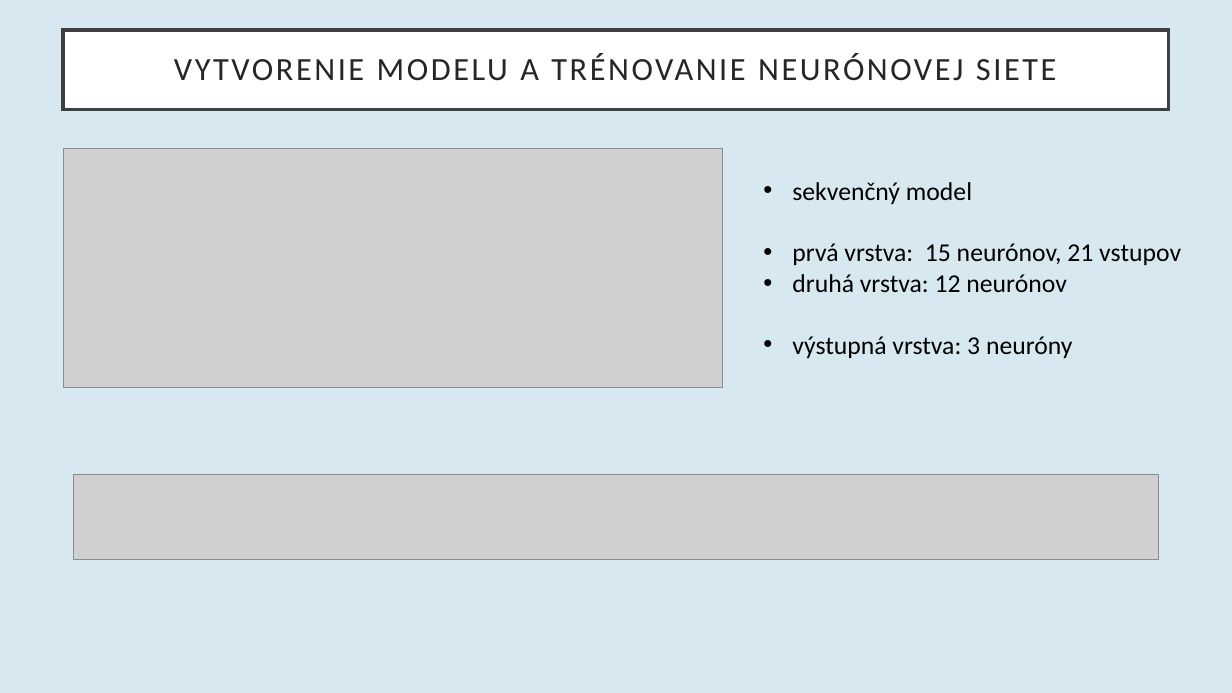
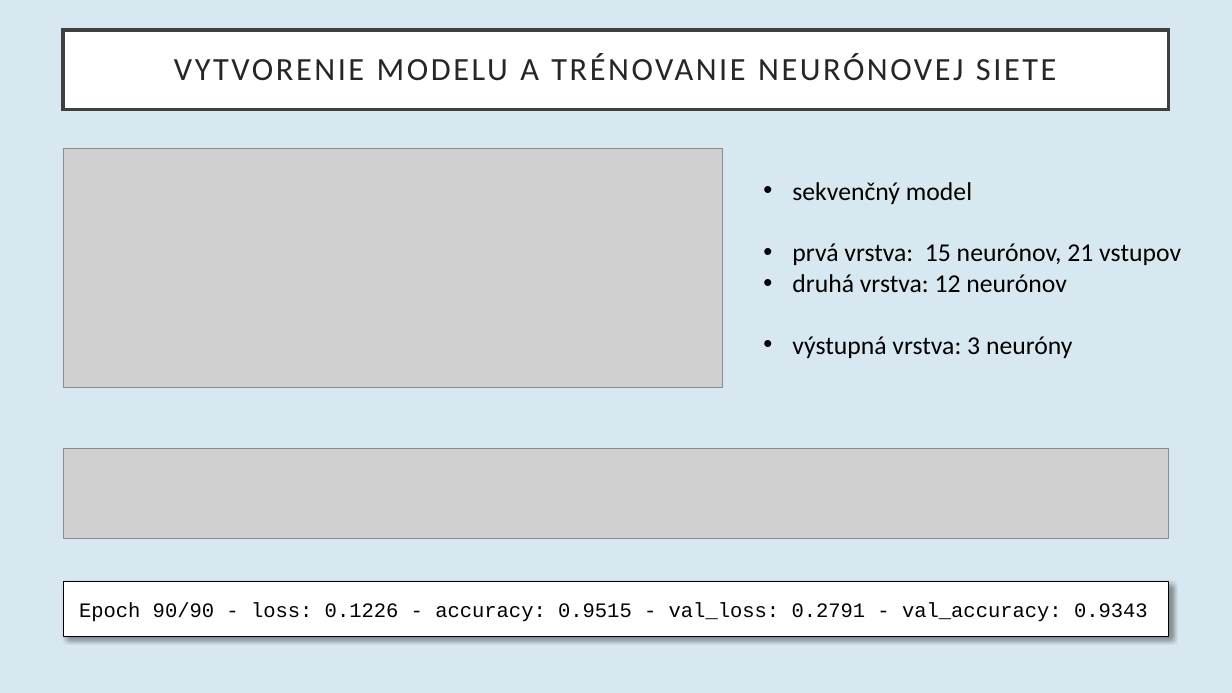
Before and after one commit to georgeob/Drzik_NS2021, a slide deck: slide 6 of Klasifikácia zdravia ľudského plodu na základe údajov CTG.pptx. Drawn at 1232x693 pixels with LibreOffice and Linux fonts; fonts in the diff are those of the drawing; grey boxes stand for pictures. Boxes give left, top, right and bottom in pixels: in the first picture for what was removed or moved away, otherwise in the second. Text is boxed around its words. In the diff, an @@ line names an element or a change of style, - is before the commit and + after.

```diff
--- a/Klasifikácia zdravia ľudského plodu na základe údajov CTG.pptx
+++ b/Klasifikácia zdravia ľudského plodu na základe údajov CTG.pptx
@@ picture: place and size @@
-picture at box(73, 475, 1159, 560)
+picture at box(64, 448, 1169, 539)
@@ rectangle added at box(64, 582, 1169, 637), fill #FFFFFF, outline #000000 1 pt, 16 pt, text #000000 @@
+Epoch 90/90 - loss: 0.1226 - accuracy: 0.9515 - val_loss: 0.2791 - val_accuracy: 0.9343
```
Also in this commit, not shown: 4 other slides changed, 1 slide added.
